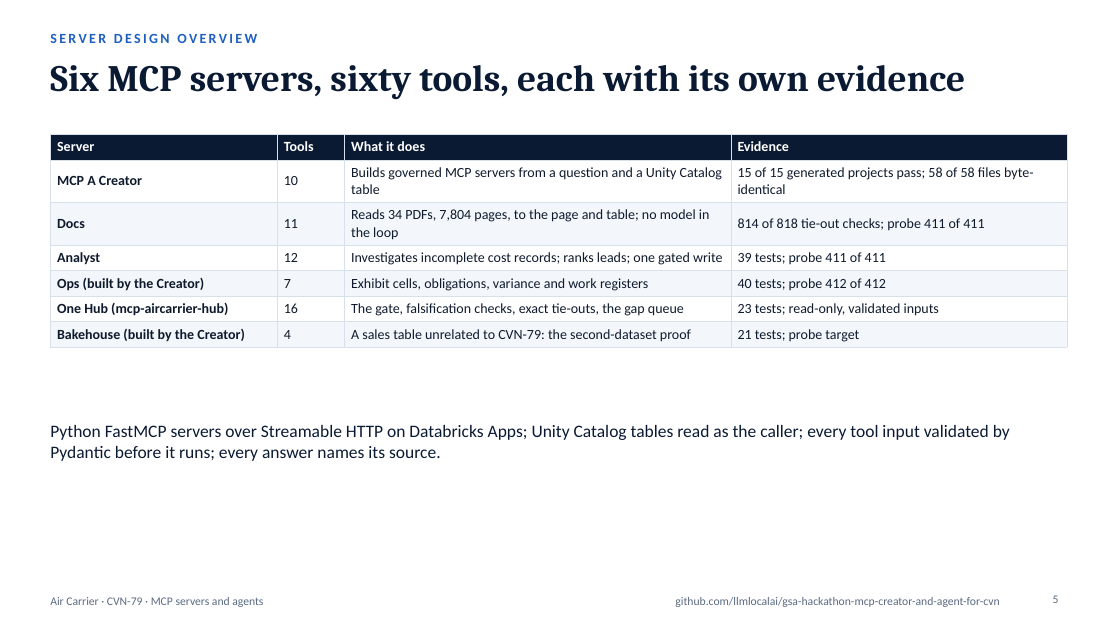
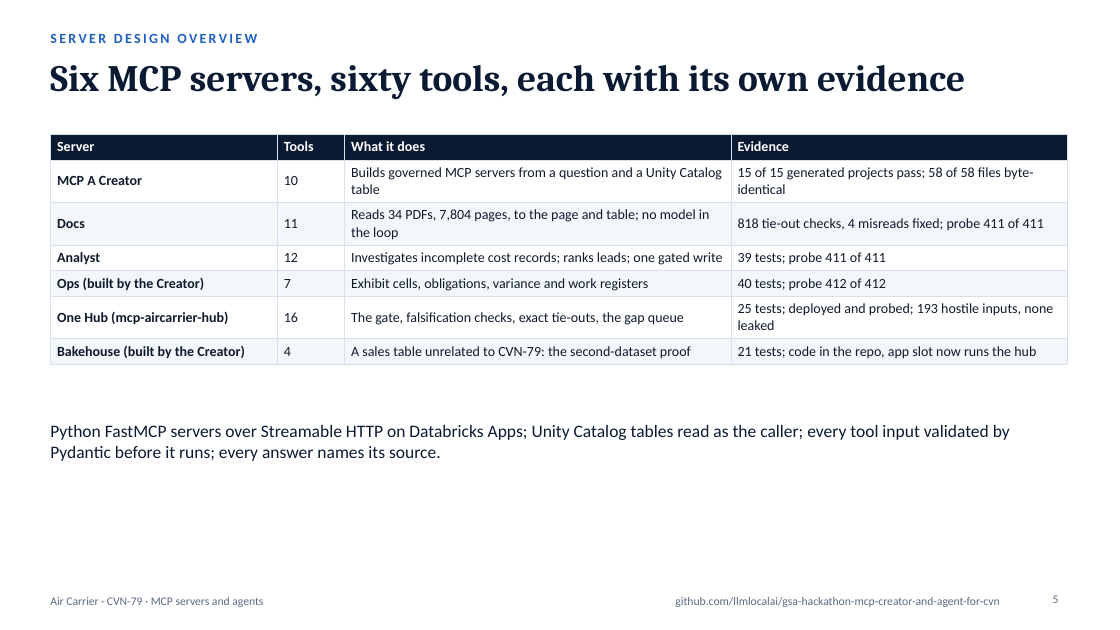
Before and after one commit to gsa-mcp-hackathon/gsa-hackathon-mcp-creator-and-agent-for-air-carrier, a slide deck: slide 5 of docs/submission/mcp-a-creator-one-hub-deck.pptx. Drawn at 1120x630 pixels with LibreOffice and Linux fonts; fonts in the diff are those of the drawing. Boxes give left, top, right and bottom in pixels: in the first picture for what was removed or moved away, otherwise in the second. Text is boxed around its words. In the diff, an @@ line names an element or a change of style, - is before the commit and + after.

```diff
--- a/docs/submission/mcp-a-creator-one-hub-deck.pptx
+++ b/docs/submission/mcp-a-creator-one-hub-deck.pptx
@@ table at box(50, 134, 1067, 363) @@
-row 3, column 4: 814 of 818 tie-out checks; probe 411 of 411
+row 3, column 4: 818 tie-out checks, 4 misreads fixed; probe 411 of 411
-row 6, column 4: 23 tests; read-only, validated inputs
+row 6, column 4: 25 tests; deployed and probed; 193 hostile inputs, none leaked
-row 7, column 4: 21 tests; probe target
+row 7, column 4: 21 tests; code in the repo, app slot now runs the hub
```
Also in this commit, not shown: 5 other slides changed, 3 other files.
